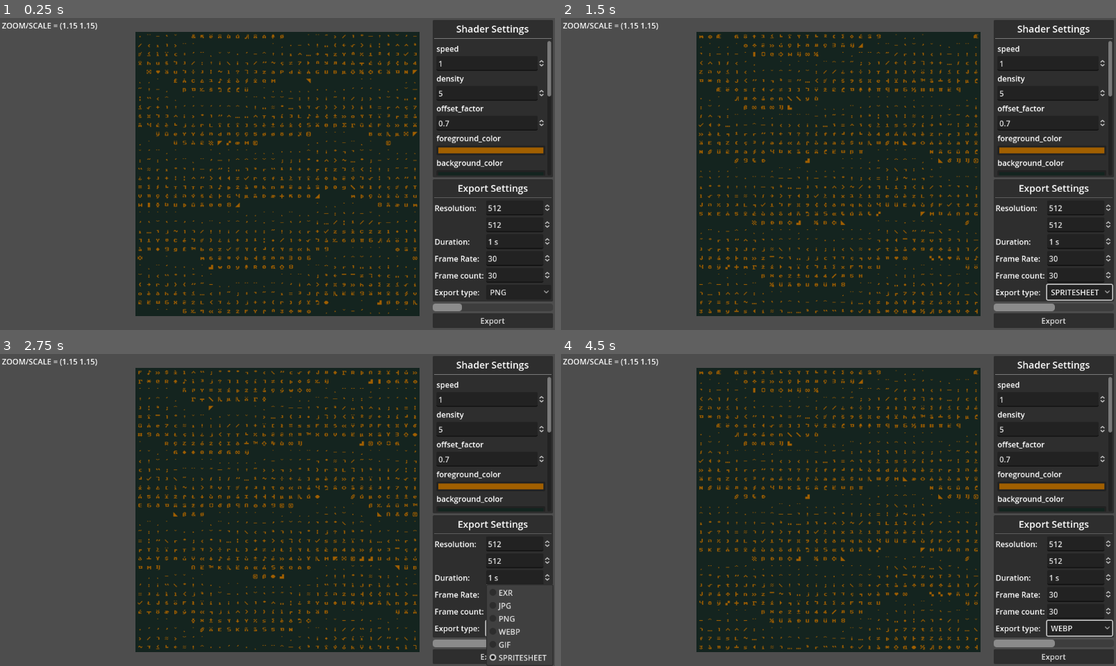
Above: before the commit, frames 1-4 (two rows, left to right).
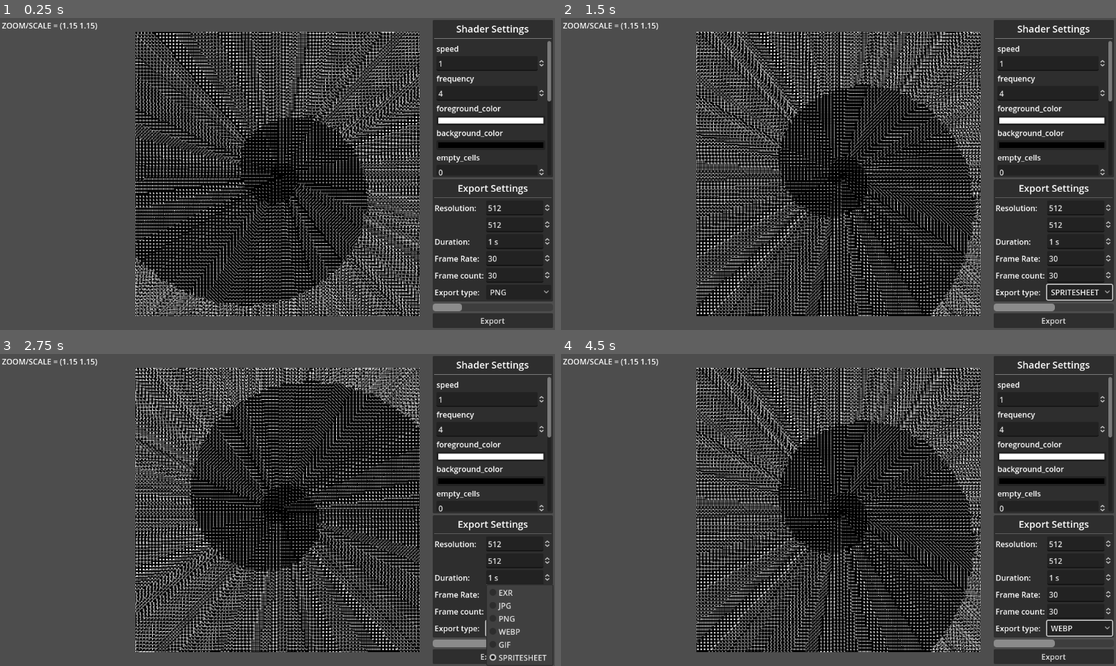
Above: after the commit, the same moments.

Repository: Antlux/shader_animator
Game: Godot game, scene res://scenes/main.tscn
The game is run twice, just before and just after one commit, with the same random seed, the same clock (stepped at 60 frames per second) and the same inputs.
Inputs:
- Up to frame 1 (0.25 s): no input
- Up to frame 2 (1.5 s): click "PNG" at 0.5 s; click "Export" at 1.25 s
- Up to frame 3 (2.75 s): click "SPRITESHEET" at 2 s
- Up to frame 4 (4.5 s): click "SPRITESHEET" at 2.75 s; click "WEBP" at 3.5 s; click "WEBP" at 4.25 s

The runs differ from the first frame. In frame 1, 41% of the frame differs, in the area x 24-100%, y 4-96%; in frame 2, 41%; in frame 3, 41%; in frame 4, 41%.

Commit message:
feat: Adds font spiral shader

Diff:
--- /dev/null
+++ b/resources/materials/shader_materials/canvas/font_spiral/font_spiral.gdshader
@@ -0,0 +1,74 @@
+shader_type canvas_item;
+
+group_uniforms effect;
+uniform float outside_time = 0.0;
+uniform float speed = 1.0;
+uniform float frequency = 8.0;
+
+group_uniforms font_art;
+uniform vec4 foreground_color: source_color = vec4(1);
+uniform vec4 background_color: source_color = vec4(vec3(0), 1);
+uniform int empty_cells : hint_range(0, 1000, 1) = 0;
+uniform ivec2 cell_size = ivec2(8);
+uniform ivec2 cell_offset = ivec2(0);
+uniform ivec2 padding = ivec2(0);
+uniform float scale = 1.0;
+uniform sampler2D font_texture: hint_default_black, filter_nearest, repeat_disable;
+
+vec2 get_cell_uv(vec2 uv, vec2 screen_size) {
+	vec2 cell_factor_padded = screen_size / (vec2(cell_size + padding) * scale);
+	return floor(uv  * cell_factor_padded) / cell_factor_padded;
+}
+
+vec2 get_cell_relative_uv(vec2 uv, vec2 screen_size) {
+	vec2 cell_factor = screen_size / (vec2(cell_size) * scale);
+	vec2 cell_factor_padded = screen_size / (vec2(cell_size + padding) * scale);
+	return fract(uv * cell_factor_padded) * (cell_factor / cell_factor_padded);
+}
+
+vec4 get_font_color(vec2 cell_uv, vec2 cell_relative_uv, float luminosity) {
+	ivec2 texture_size = textureSize(font_texture, 0);
+	ivec2 texture_dims = texture_size / cell_size;
+	int cell_count = texture_dims.x * texture_dims.y - empty_cells;
+	int cell_index = int(round(luminosity * float(cell_count)));
+	int cell_x = cell_index % texture_dims.x;
+	int cell_y = (cell_index - cell_x) / texture_dims.x;
+	vec2 cell_pos = vec2(ivec2(cell_x, cell_y)) / vec2(texture_dims);
+
+	vec2 cell_texture_uv = (cell_pos) + cell_relative_uv / vec2(texture_dims);
+	return texture(font_texture, cell_texture_uv);
+}
+
+
+float draw_spiral(vec2 uv, float rotation) {
+	float uv_radius = length(uv);
+	float uv_phi = atan(uv.y, uv.x) + rotation;
+	float spiral_phi = (log(uv_radius) * frequency - uv_phi) / TAU;
+	float spiral_radius = exp((TAU * floor(spiral_phi) + uv_phi) / frequency);
+	return spiral_radius;
+}
+
+
+//
+void fragment() {
+	vec2 screen_size = 1.0 / SCREEN_PIXEL_SIZE;
+
+	vec2 uv = SCREEN_UV - .5;
+	vec2 cell_uv = get_cell_uv(uv, screen_size);
+
+	vec2 uv_offset = SCREEN_UV - vec2(cell_offset) * SCREEN_PIXEL_SIZE * scale;
+	vec2 cell_relative_uv_offset = get_cell_relative_uv(uv_offset, screen_size);
+	vec2 cell_uv_offset = get_cell_uv(uv_offset, screen_size);
+
+	float f_speed = outside_time * speed;
+
+	float cell_lum = draw_spiral(cell_uv, outside_time * speed * TAU);
+
+	float font_mask = get_font_color(cell_uv_offset, cell_relative_uv_offset, cell_lum).x;
+
+	float cell_mask = clamp(1.0 - floor(max(cell_relative_uv_offset.x, cell_relative_uv_offset.y)), 0, 1);
+	font_mask = mix(0.0, font_mask, cell_mask);
+
+	COLOR = mix(background_color, foreground_color, font_mask);
+	//COLOR.rgb = vec3(cell_lum);
+}
--- /dev/null
+++ b/resources/materials/shader_materials/canvas/font_spiral/font_spiral.tres
@@ -0,0 +1,18 @@
+[gd_resource type="ShaderMaterial" load_steps=3 format=3 uid="uid://puav3np8tmmb"]
+
+[ext_resource type="Shader" path="res://resources/materials/shader_materials/canvas/font_spiral/font_spiral.gdshader" id="1_31f5f"]
+[ext_resource type="Texture2D" uid="uid://dtet12fax0tr4" path="res://assets/font_atlases/QuinqueFive-(5w-6h)-(149H-2V).png" id="2_chso6"]
+
+[resource]
+shader = ExtResource("1_31f5f")
+shader_parameter/outside_time = 0.0
+shader_parameter/speed = 1.0
+shader_parameter/frequency = 4.0
+shader_parameter/foreground_color = Color(1, 1, 1, 1)
+shader_parameter/background_color = Color(0, 0, 0, 1)
+shader_parameter/empty_cells = 0
+shader_parameter/cell_size = Vector2i(5, 6)
+shader_parameter/cell_offset = Vector2i(0, 0)
+shader_parameter/padding = Vector2i(1, 0)
+shader_parameter/scale = 1.0
+shader_parameter/font_texture = ExtResource("2_chso6")
--- a/scenes/main.tscn
+++ b/scenes/main.tscn
@@ -1,8 +1,8 @@
 [gd_scene load_steps=7 format=3 uid="uid://kdnvs0cs0awl"]
 
 [ext_resource type="Script" path="res://scenes/main.gd" id="1_oq0dg"]
-[ext_resource type="Material" uid="uid://bxxjmxuvx0bv1" path="res://resources/materials/shader_materials/canvas/font_flow/font_flow.tres" id="2_bf8re"]
 [ext_resource type="Script" path="res://scenes/render_scene/render_sub_viewport.gd" id="2_hy4vp"]
+[ext_resource type="Material" uid="uid://puav3np8tmmb" path="res://resources/materials/shader_materials/canvas/font_spiral/font_spiral.tres" id="3_8eoul"]
 [ext_resource type="Script" path="res://scenes/render_scene/render_camera.gd" id="3_tkuev"]
 [ext_resource type="Script" path="res://scenes/UI/export_settings_UI.gd" id="4_xgaf4"]
 
@@ -26,7 +26,7 @@
 
 [node name="Render" type="ColorRect" parent="RenderSubViewport"]
 texture_filter = 1
-material = ExtResource("2_bf8re")
+material = ExtResource("3_8eoul")
 anchors_preset = 15
 anchor_right = 1.0
 anchor_bottom = 1.0
--- a/scenes/render_scene/render_camera.gd
+++ b/scenes/render_scene/render_camera.gd
@@ -48,7 +48,7 @@
 func get_max_zoom_out() -> Vector2:
 	var ratio := (Vector2(Global.export_settings.resolution) * 1.1) / (self.get_viewport_rect().size / zoom)
 	var f = maxf(ratio.x, ratio.y)
-	return zoom / f
+	return (zoom / f)
 
 
 func _process(delta: float) -> void:
